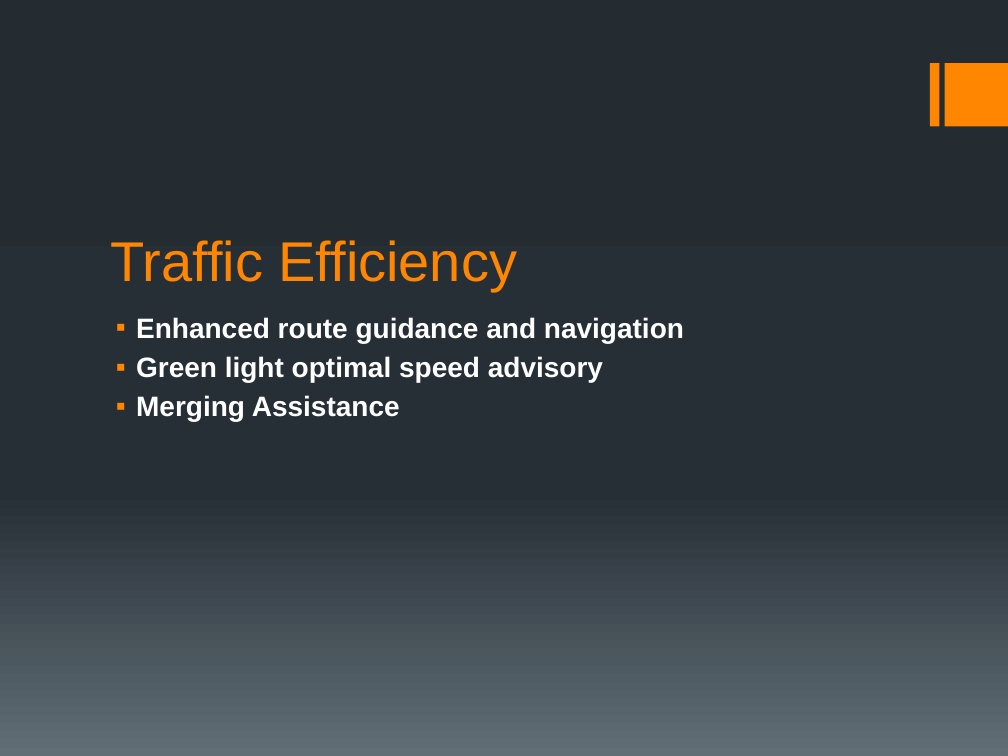
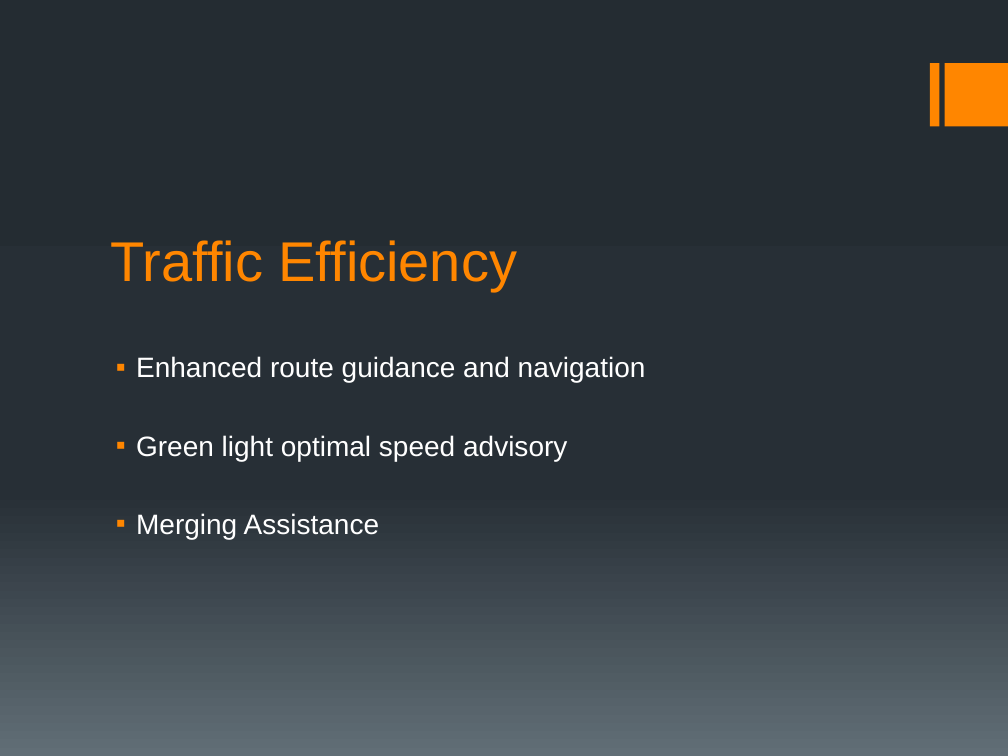
Before and after one commit to lightstalker89/MIT_SAD, a slide deck: slide 5 of 2nd_sem/daps/grill_murrent_lehner/DAPS.pptx. Drawn at 1008x756 pixels with LibreOffice and Linux fonts; fonts in the diff are those of the drawing. Boxes give left, top, right and bottom in pixels: in the first picture for what was removed or moved away, otherwise in the second. Text is boxed around its words. In the diff, an @@ line names an element or a change of style, - is before the commit and + after.

```diff
--- a/2nd_sem/daps/grill_murrent_lehner/DAPS.pptx
+++ b/2nd_sem/daps/grill_murrent_lehner/DAPS.pptx
@@ text "Enhanced route guidance and navigation" at (136,356,646,539): bold off @@
```
Also in this commit, not shown: 3 other slides changed.
